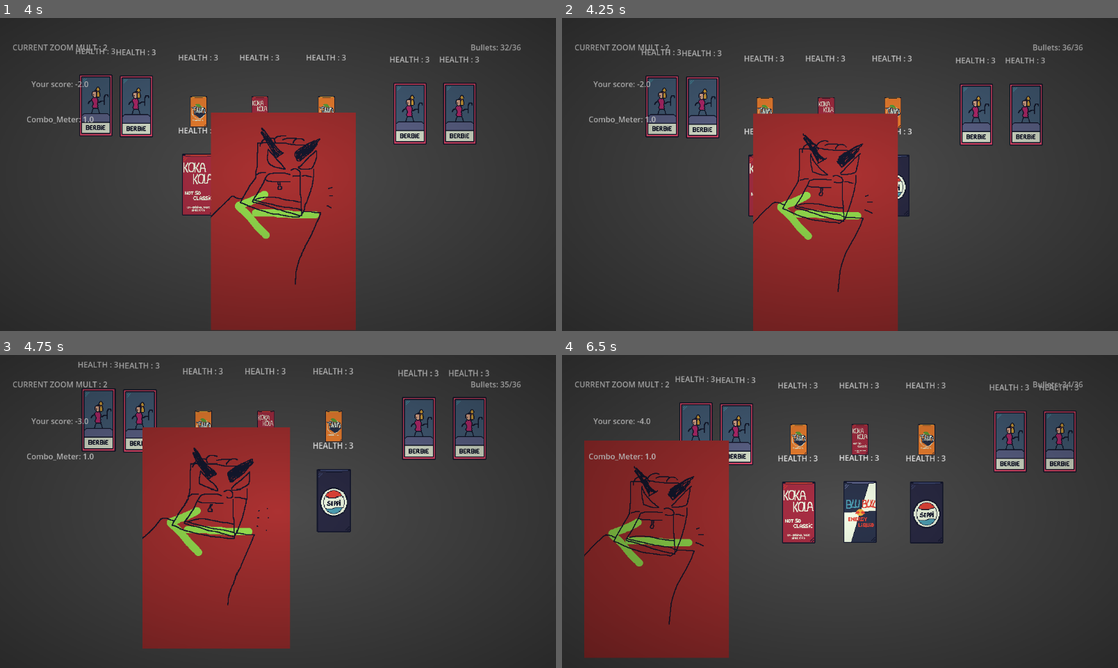
Above: before the commit, frames 1-4 (two rows, left to right).
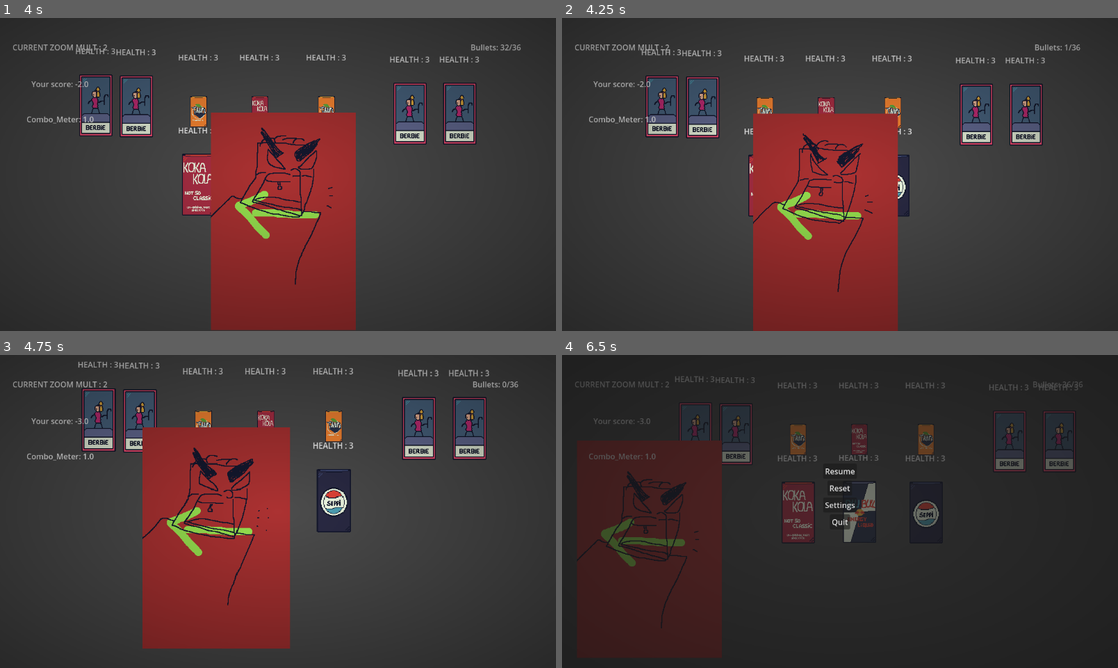
Above: after the commit, the same moments.

Repository: HelpMeFindAUsername/RIFTB
Game: Godot game, scene res://Scenes/2D/Main/main.tscn
Two runs of this game, one before a commit and one after it. Both use one fixed random seed, a clock stepped at 60 frames per second and the inputs below. The engine's default icon, where the game draws it, is replaced by a stand-in: a white triangle on a blue panel in a dark square.
Inputs (mouse positions are in pixels of both pictures, inside the frame that each line leads up to):
- Up to frame 1 (4 s): move the mouse to (278, 46) at 0.52 s; click (278, 46) at 0.6 s; move the mouse to (278, 302) at 1.27 s; right-click (278, 302) at 1.35 s; click (278, 302) at 1.42 s; move the mouse to (16, 174) at 2.02 s; click (16, 174) at 2.1 s; move the mouse to (539, 168) at 2.77 s; right-click (539, 168) at 2.85 s; click (539, 168) at 2.92 s; move the mouse to (278, 121) at 3.52 s; click (278, 121) at 3.6 s
- Up to frame 2 (4.25 s): tap R (reload) at 4.15 s
- Up to frame 3 (4.75 s): move the mouse to (278, 564) at 4.27 s; right-click (278, 564) at 4.35 s; click (278, 564) at 4.42 s
- Up to frame 4 (6.5 s): tap Escape (ui_cancel) at 4.9 s; click (840, 470) at 5 s, where only the run before the commit has a clickable "Resume"; move the mouse to (673, 511) at 5.77 s; click (673, 511) at 5.85 s; tap P (pause, bound only after the commit) at 6.4 s

Frame 1 is identical in both runs. In frame 2, 0.1% of the frame differs, in the area x 84-94%, y 8-11%; in frame 3, 0.1%; in frame 4, 34%, in the area x 2-94%, y 6-97%.

Commit message:
TimerReload

Diff:
--- a/Scripts/PauseMenu.gd
+++ b/Scripts/PauseMenu.gd
@@ -35,7 +35,7 @@
 	_show_main_menu()
 
 func _unhandled_input(event):
-	if event.is_action_pressed("ui_cancel"): # Escape key
+	if event.is_action_pressed("pause"): # P
 		toggle_pause()
 
 func toggle_pause():
--- a/Scripts/Target/target.gd
+++ b/Scripts/Target/target.gd
@@ -24,7 +24,7 @@
 
 func _input(event):
 	# Handle left mouse button inputs
-	if event is InputEventMouseButton and event.button_index == MOUSE_BUTTON_LEFT and Global.bullets:
+	if event is InputEventMouseButton and event.button_index == MOUSE_BUTTON_LEFT and Global.bullets and !Global.is_talking:
 		if target_entered:  # Only interact when cursor is inside hitbox
 			if event.pressed:
 				#Spotted Check
--- a/Scripts/fucker.gd
+++ b/Scripts/fucker.gd
@@ -6,7 +6,7 @@
 
 func _input(event):
 	# Only listen for left mouse button events
-	if event is InputEventMouseButton and event.button_index == MOUSE_BUTTON_LEFT:
+	if event is InputEventMouseButton and event.button_index == MOUSE_BUTTON_LEFT and !Global.is_talking and Global.bullets:
 		if event.pressed:
 			# Direct hit: penalize player score and reset combo
 			if entered_hit:
--- a/Scripts/reload.gd
+++ b/Scripts/reload.gd
@@ -2,7 +2,11 @@
 
 func _process(delta: float) -> void:
 	if Input.is_action_just_pressed("reload"):
-		Global.bullets = Global.maxBullets
+		if Global.bullets:
+			Global.bullets = 1
+		else:
+			Global.bullets = 0
+		connect("timeout", Callable(self, "_on_timeout"))
 		start()
 
 func _on_timeout() -> void:
--- a/project.godot
+++ b/project.godot
@@ -58,6 +58,11 @@
 "events": [Object(InputEventKey,"resource_local_to_scene":false,"resource_name":"","device":-1,"window_id":0,"alt_press …(192 unchanged characters)…
 ]
 }
+pause={
+"deadzone": 0.2,
+"events": [Object(InputEventKey,"resource_local_to_scene":false,"resource_name":"","device":-1,"window_id":0,"alt_pressed":false,"shift_pressed":false,"ctrl_pressed":false,"meta_pressed":false,"pressed":false,"keycode":0,"physical_keycode":80,"key_label":0,"unicode":112,"location":0,"echo":false,"script":null)
+]
+}
 
 [rendering]
 
Not shown, changed: export_presets.cfg
